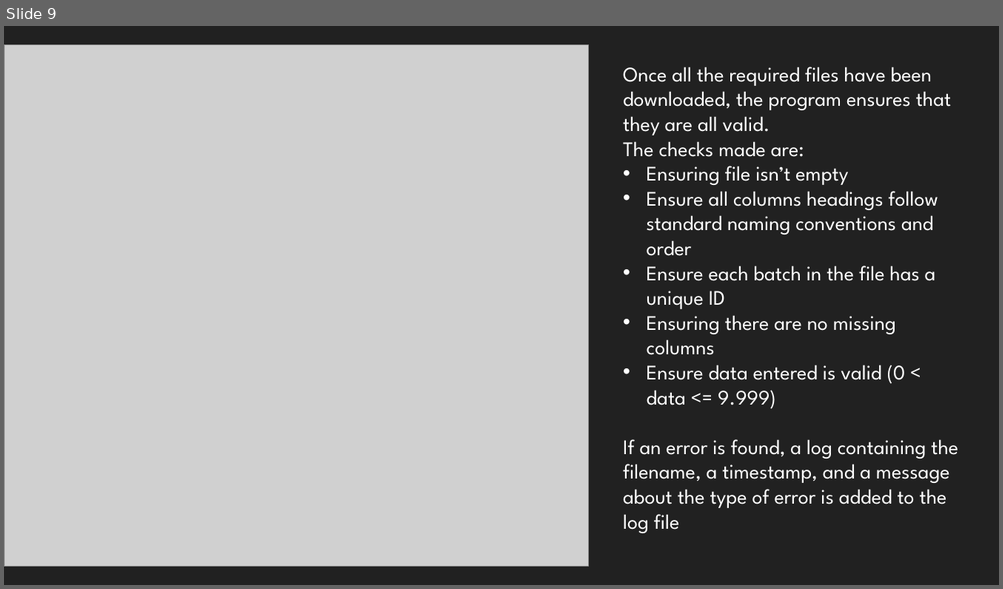
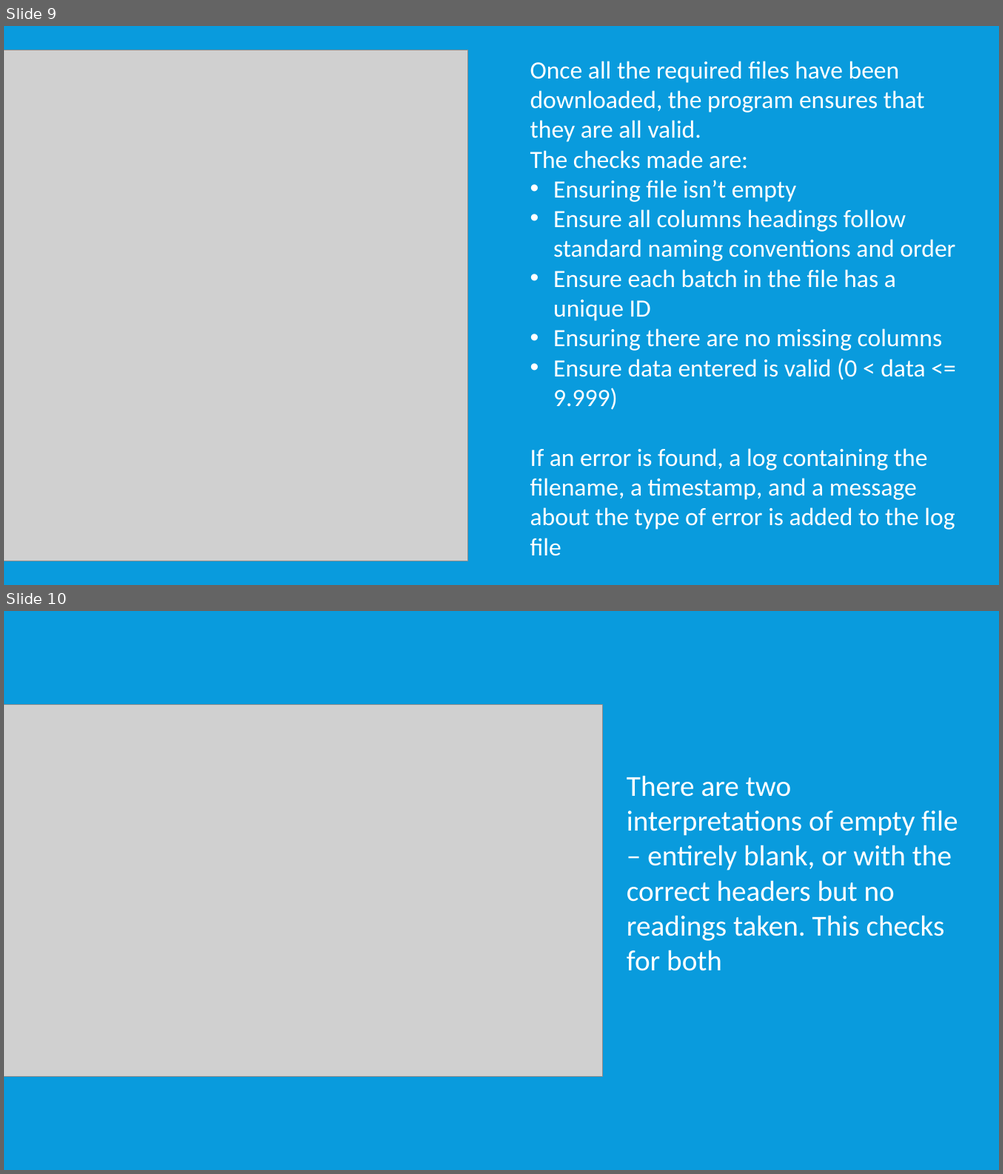
Before and after one commit to LittleDinoCake/CF-Project, a slide deck: Presentation.pptx. Shown one above the other, each under a label of ours: slide 9 before the commit, slides 9 and 10 after it. The pictures are 1003x589 and 1003x1174 pixels, drawn with LibreOffice and Linux fonts; fonts in the diff are those of the drawing; grey boxes stand for pictures. Boxes give left, top, right and bottom in pixels: in the first picture for what was removed or moved away, otherwise in the second. Text is boxed around its words. In the diff, an @@ line names an element or a change of style, - is before the commit and + after.

```diff
--- a/Presentation.pptx
+++ b/Presentation.pptx
@@ slide 10 added at box(4, 611, 999, 1170), background #099BDD @@
@@ picture added at box(4, 704, 603, 1077) @@
@@ text added at box(626, 775, 957, 971), 28 pt, text #FFFFFF @@
+There are two interpretations of empty file – entirely blank, or with the correct headers but no readings taken. This checks for both
@@ slide 9 changed as well @@
@@ background #212121 to #099BDD @@
@@ picture: place and size @@
-picture at box(4, 44, 588, 566)
+picture at box(4, 50, 468, 562)
@@ text "Once all the required files ...": place and size @@
-text "Once all the required files ..." at box(623, 67, 958, 534)
+text "Once all the required files ..." at box(530, 61, 955, 557)
@@ text "Once all the required files ..." at box(530, 61, 955, 557): size 20 to 24 pt, font League Spartan to Calibri @@
```
Also in this commit, not shown: 11 other slides changed, 3 other slides added, 2 slides removed.
